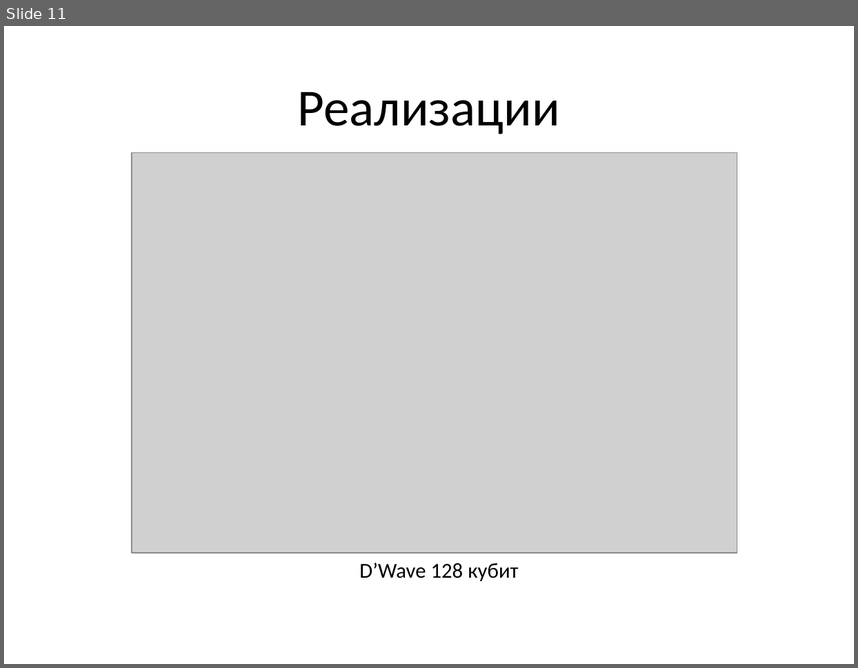
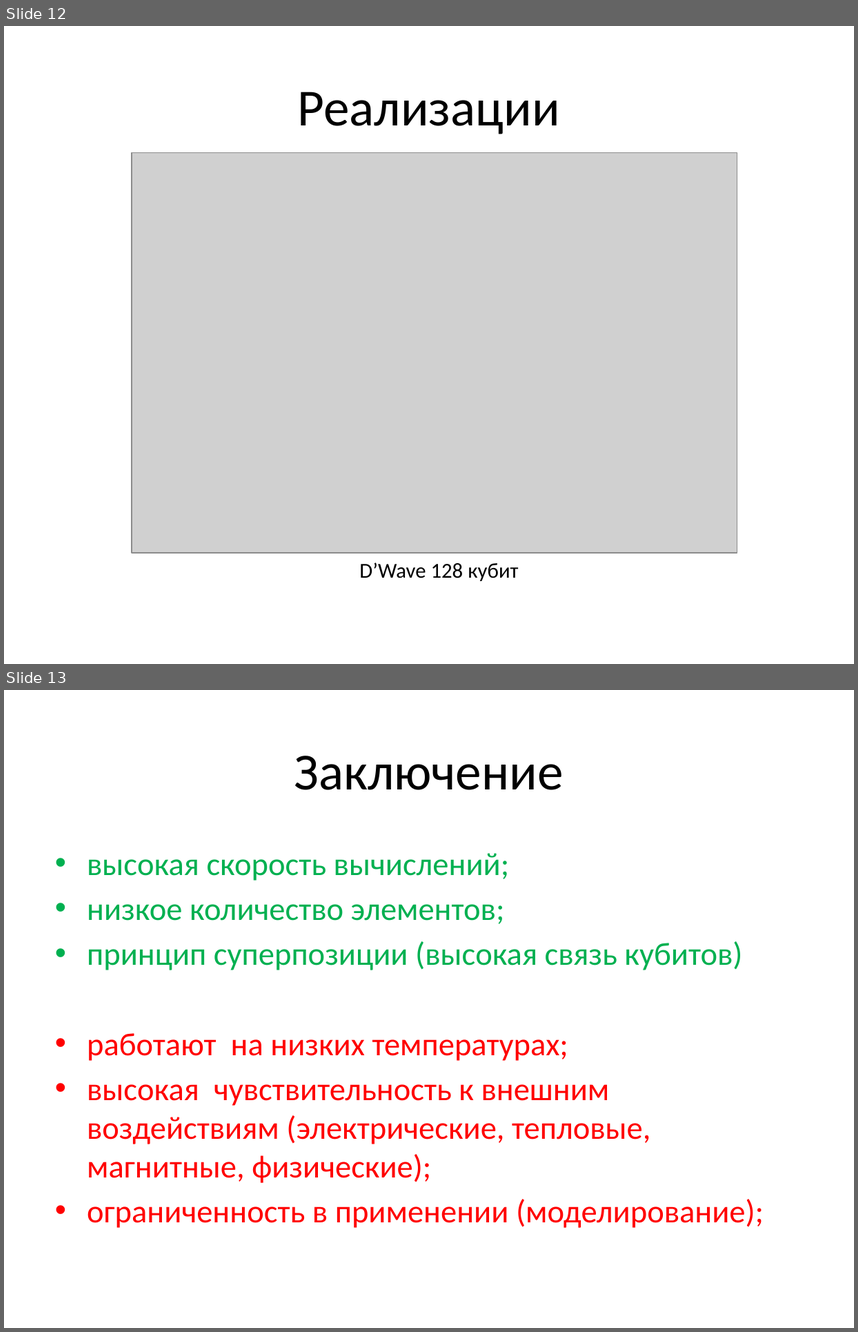
Before and after one commit to qwe86/dir, a slide deck: Квантовые компьютеры.pptx. Shown one above the other, each under a label of ours: slide 11 before the commit, slides 12 and 13 after it. The pictures are 858x668 and 858x1332 pixels, drawn with LibreOffice and Linux fonts; fonts in the diff are those of the drawing; grey boxes stand for pictures. Boxes give left, top, right and bottom in pixels: in the first picture for what was removed or moved away, otherwise in the second. Text is boxed around its words. In the diff, an @@ line names an element or a change of style, - is before the commit and + after.

```diff
--- a/Квантовые компьютеры.pptx
+++ b/Квантовые компьютеры.pptx
@@ slide 13 added at [4, 690, 854, 1328], background #FFFFFF @@
@@ title added at [294, 756, 564, 790], 44 pt, text #000000 @@
+Заключение
@@ text added at [87, 853, 764, 1228], 27.2 pt, text #FF0000 @@
+• высокая скорость вычислений;
+• низкое количество элементов;
+• принцип суперпозиции (высокая связь кубитов)
+• работают на низких температурах;
+• высокая чувствительность к внешним воздействиям (электрические, тепловые, магнитные, физические);
+• ограниченность в применении (моделирование);
@@ what was slide 11 is now slide 12 @@
```
Also in this commit, not shown: 6 slides changed, 1 other slide added.
